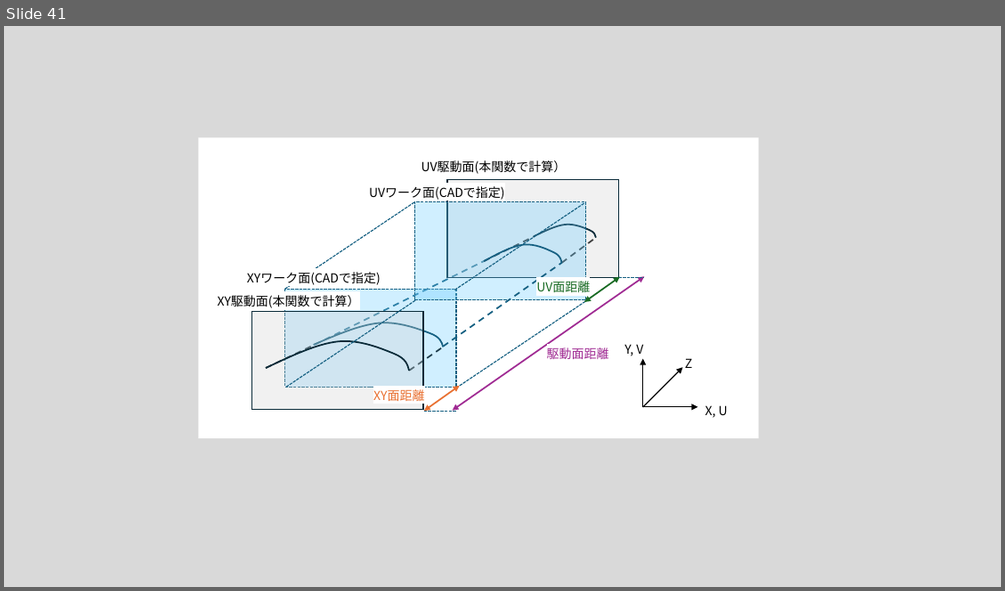
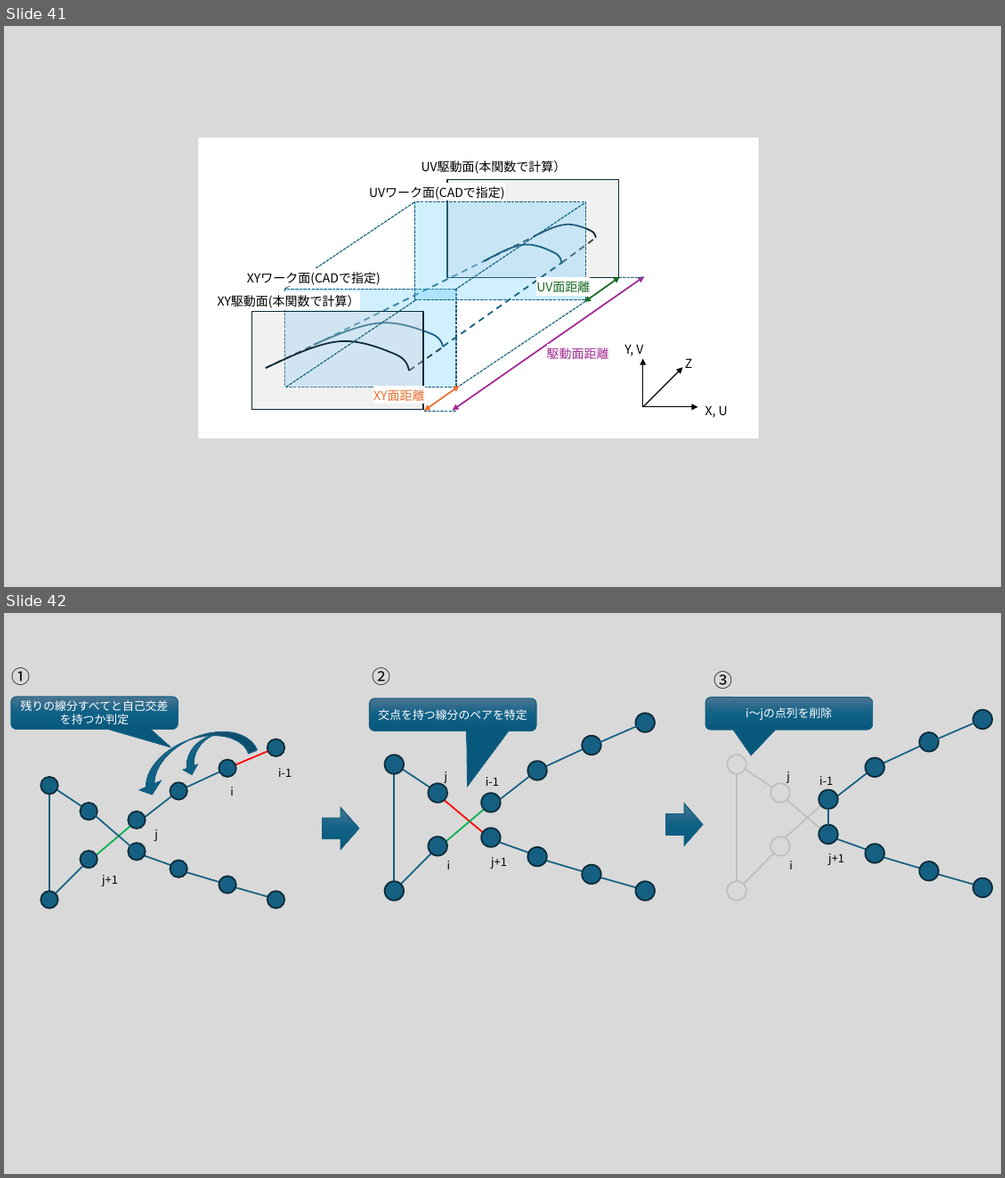
Before and after one commit to Pakfat50/HW_CAM, a slide deck: documents/res/作図用.pptx. Shown one above the other, each under a label of ours: slide 41 before the commit, slides 41 and 42 after it. The pictures are 1005x591 and 1005x1178 pixels, drawn with LibreOffice and Linux fonts; fonts in the diff are those of the drawing. Boxes give left, top, right and bottom in pixels: in the first picture for what was removed or moved away, otherwise in the second. Text is boxed around its words. In the diff, an @@ line names an element or a change of style, - is before the commit and + after.

```diff
--- a/documents/res/作図用.pptx
+++ b/documents/res/作図用.pptx
@@ slide 42 added at (x1=4, y1=613, x2=1001, y2=1174), background #D9D9D9 @@
@@ group added at (x1=11, y1=667, x2=993, y2=908): 36 ellipses, 34 lines, 15 texts, 3 rounded speech boxes, 2 curved down arrows, 2 right arrows @@
+i-1
+j+1
+i～jの点列を削除
+i
+j
+i
+i-1
+j
+j+1
+残りの線分すべてと自己交差を持つか判定
+i
+i-1
+j
+j+1
+交点を持つ線分のペアを特定
+①
+②
+③
```
Also in this commit, not shown: 1 other slide added, 6 other files.
